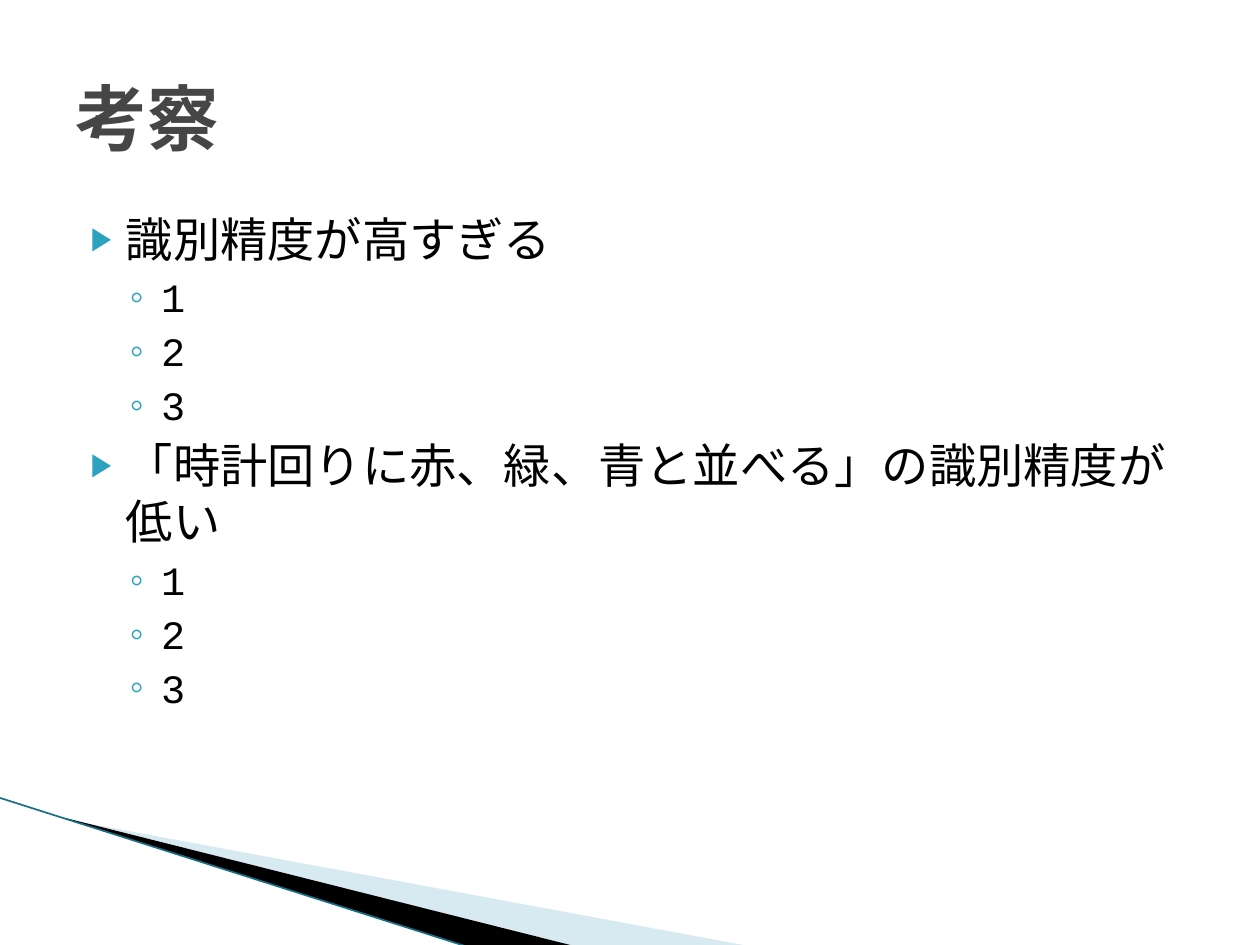
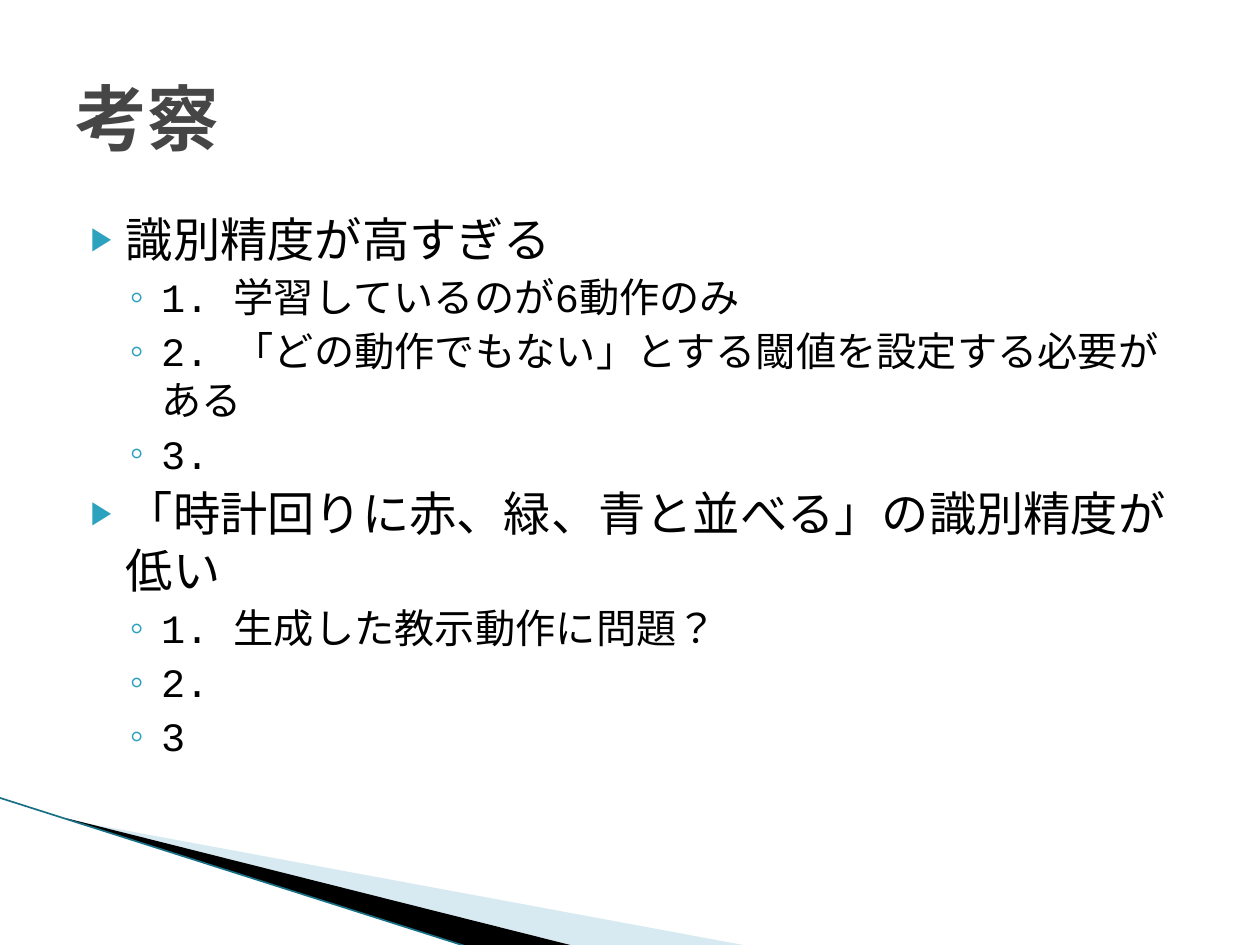
Before and after one commit to TetsuyaKomota/GitforEclipseTest, a slide deck: slide 23 of IntentionLearning/memo/人の教示動作からの.pptx (slide 22 before the commit). Drawn at 1260x945 pixels with LibreOffice and Linux fonts; fonts in the diff are those of the drawing; background and template pictures are left out. Boxes give left, top, right and bottom in pixels: in the first picture for what was removed or moved away, otherwise in the second. Text is boxed around its words. In the diff, an @@ line names an element or a change of style, - is before the commit and + after.

```diff
--- a/IntentionLearning/memo/人の教示動作からの.pptx
+++ b/IntentionLearning/memo/人の教示動作からの.pptx
@@ text at [126, 278, 1166, 697]: text changed @@
-  ◦ 1
-  ◦ 2
+  ◦ 1. 学習しているのが6動作のみ
+  ◦ 2. 「どの動作でもない」とする閾値を設定する必要がある
+  ◦ 3.
+▶ 「時計回りに赤、緑、青と並べる」の識別精度が低い
+  ◦ 1. 生成した教示動作に問題？
+  ◦ 2.
@@ text at [126, 443, 1166, 704]: paragraphs removed @@
-▶ 「時計回りに赤、緑、青と並べる」の識別精度が低い
-  ◦ 1
-  ◦ 2
-  ◦ 3
```
Also in this commit, not shown: 1 other slide changed, 2 slides added, 4 other files.
